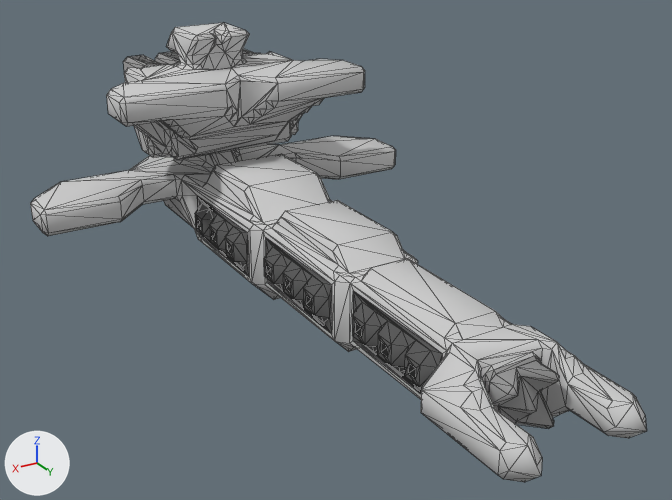
One commit to the OBJ model src/jsMain/resources/meshes/fulkreykk-4-kassck-class.obj: the scene before it, then after it.
Camera for both pictures: a 50 mm camera at (42.9, 73.8, 43.6) aimed at (0.0, 2.3, 7.9). The axes (+X, +Y, +Z) are drawn at lower left. The lights are the same throughout. Mesh edges are drawn as thin lines. Where no turn or scale is listed for an object, it has been applied to the vertices.

Objects in the first picture: 'fulkreykk-4-kassck-class'.
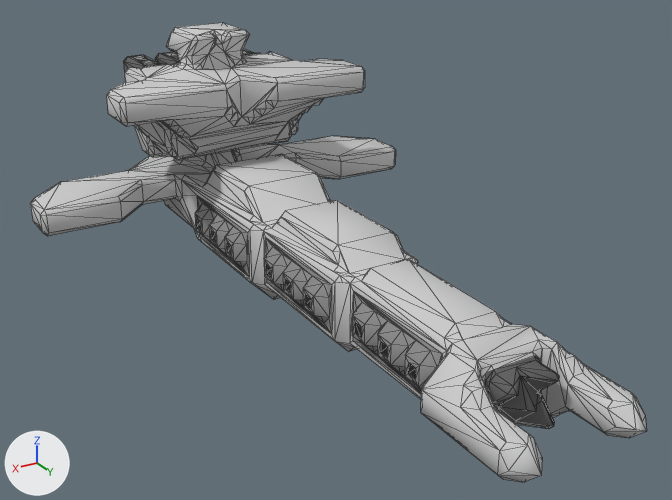
The newer file is also turned or shifted as a whole; pictures and numbers use the older file's frame.

Pixel boxes (x1, y1, x2, y2) of what changed, in the pictures (672 x 500 px; the box of a moved part takes in the faces that stretch with it):
part 1 of me_fulkreykk_4_kassck_class, moved or reshaped: before (283, 267, 554, 482); after (333, 245, 646, 431)
part 2 of me_fulkreykk_4_kassck_class, built on: before (125, 202, 144, 217); after (119, 180, 144, 220)
part 3 of me_fulkreykk_4_kassck_class, surface changed: (124, 49, 559, 429) in both

Diff of the bpy script that builds the scene:
```diff
--- a/src/jsMain/resources/meshes/fulkreykk-4-kassck-class.obj.py
+++ b/src/jsMain/resources/meshes/fulkreykk-4-kassck-class.obj.py
@@ me_fulkreykk_4_kassck_class @@
 # used by ob_fulkreykk_4_kassck_class; location = (0.0, 0.0, 0.0)
-me_fulkreykk_4_kassck_class.from_pydata(...)  # 1219 vertices, 2305 faces; spans x -22.5..22.5, y -37.0..37.0, z 0.0..25.0
+me_fulkreykk_4_kassck_class.from_pydata(...)  # 1217 vertices, 2303 faces; spans x -22.5..22.5, y -37.0..37.0, z 0.0..25.0
+# me_fulkreykk_4_kassck_class part 1: 2 vertices moved from x -6.0..-0.5, y 29.5..36.0, z 3.5..5.5 to x -5.5..-2.0, y 29.5..36.5, z 5.0..5.5; 15 vertices removed from x -6.0..5.0, y -10.0..36.5, z 3.5..7.5; 11 vertices added at x -5.0..5.0, y -3.0..36.5, z 1.5..10.5
+# me_fulkreykk_4_kassck_class part 2: 2 vertices removed from x 6.0..12.0, y -22.0..-14.0, z 4.5..6.5; 5 vertices added at x 6.0..12.0, y -23.5..-14.0, z 4.5..9.0
+# me_fulkreykk_4_kassck_class part 3: 766 kept faces spanning x -7.8..7.7, y -35.0..31.0, z 2.7..21.0 get new texture (UV) coordinates
 me_fulkreykk_4_kassck_class.materials.append(mat_fulkreykk_4_kassck_class)
```
